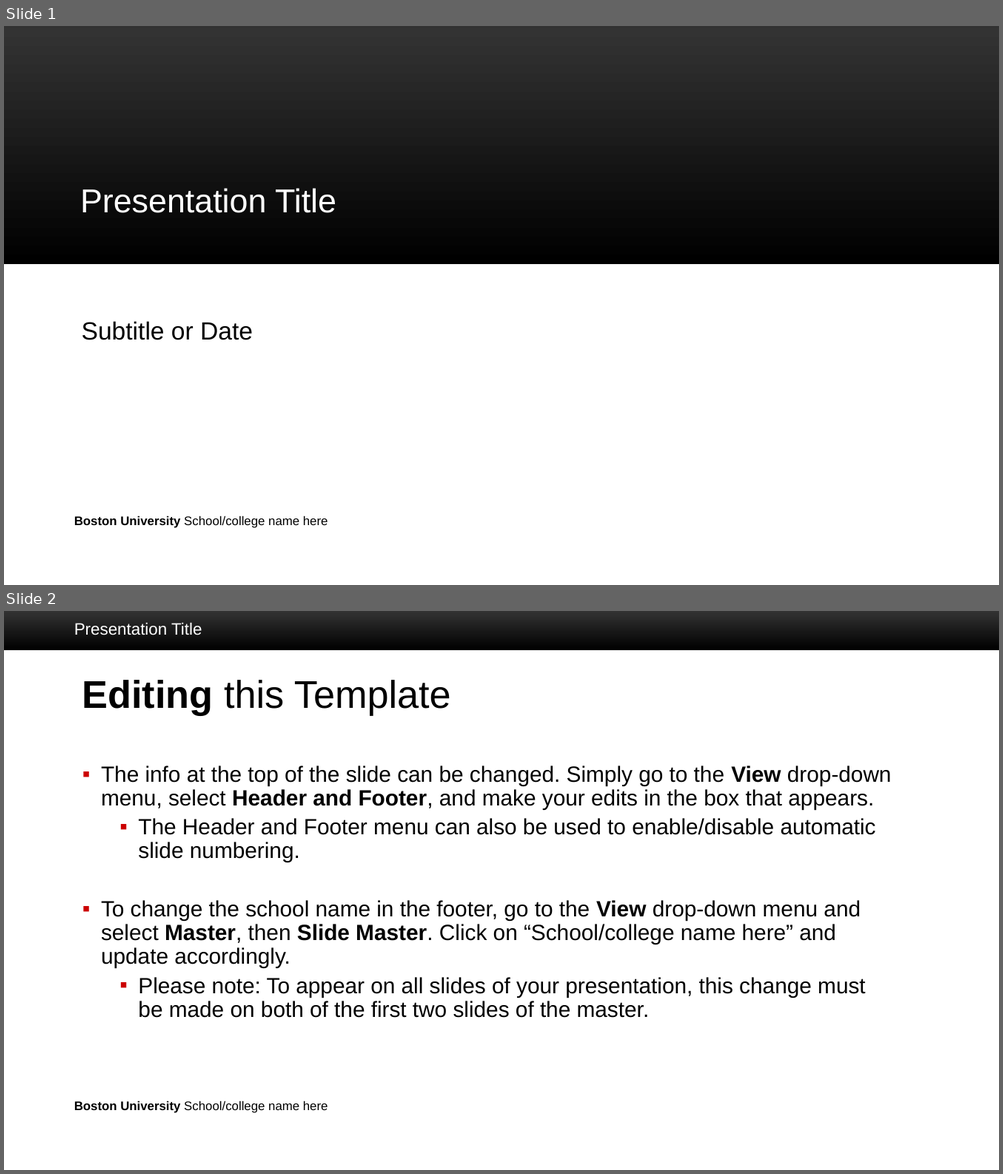
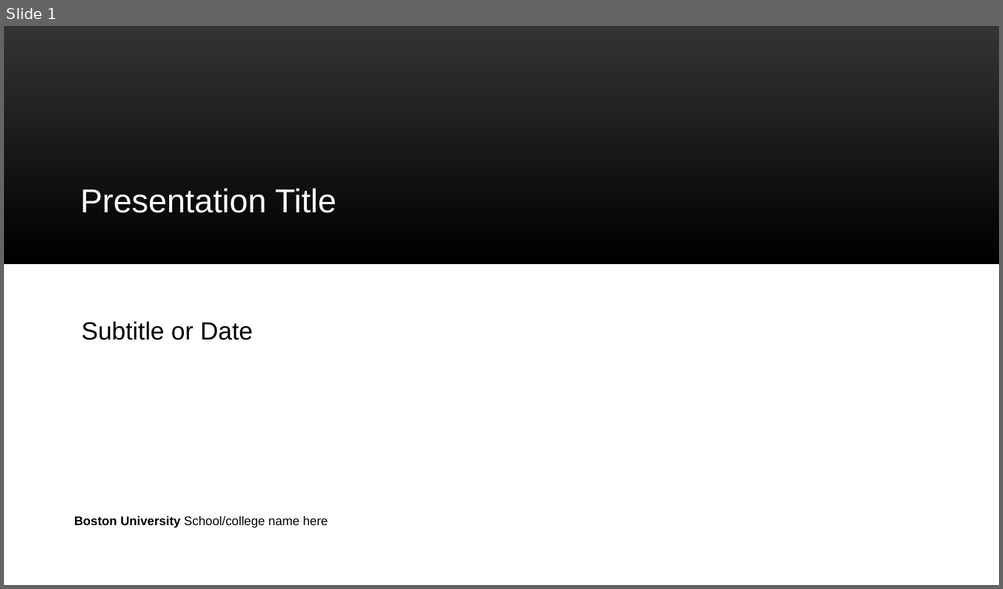
Before and after one commit to CMander02/TreeAlgorithms, a slide deck: PPT Templates/BU_PowerPoint_template_16_9.pptx. Shown one above the other, each under a label of ours: slides 1 and 2 before the commit, slide 1 after it. The pictures are 1003x1174 and 1003x589 pixels, drawn with LibreOffice and Linux fonts; fonts in the diff are those of the drawing; background and template pictures are left out. Boxes give left, top, right and bottom in pixels: in the first picture for what was removed or moved away, otherwise in the second. Text is boxed around its words. In the diff, an @@ line names an element or a change of style, - is before the commit and + after.

```diff
--- a/PPT Templates/BU_PowerPoint_template_16_9.pptx
+++ b/PPT Templates/BU_PowerPoint_template_16_9.pptx
@@ slide 2 removed at (4, 611, 999, 1170), background #FFFFFF; not listed: 2 template elements that a slide beside it also shows @@
@@ text removed at (74, 622, 202, 635) @@
-Presentation Title
@@ title removed at (82, 680, 451, 716) @@
-Editing this Template
@@ text removed at (101, 766, 891, 1018) @@
-▪ The info at the top of the slide can be changed. Simply go to the View drop-down menu, select Header and Footer, and make your edits in the box that appears.
-  ▪ The Header and Footer menu can also be used to enable/disable automatic slide numbering.
-▪ To change the school name in the footer, go to the View drop-down menu and select Master, then Slide Master. Click on “School/college name here” and
-  update accordingly.
-  ▪ Please note: To appear on all slides of your presentation, this change must
-    be made on both of the first two slides of the master.
```
Also in this commit, not shown: 14 slides added, 25 other files.
